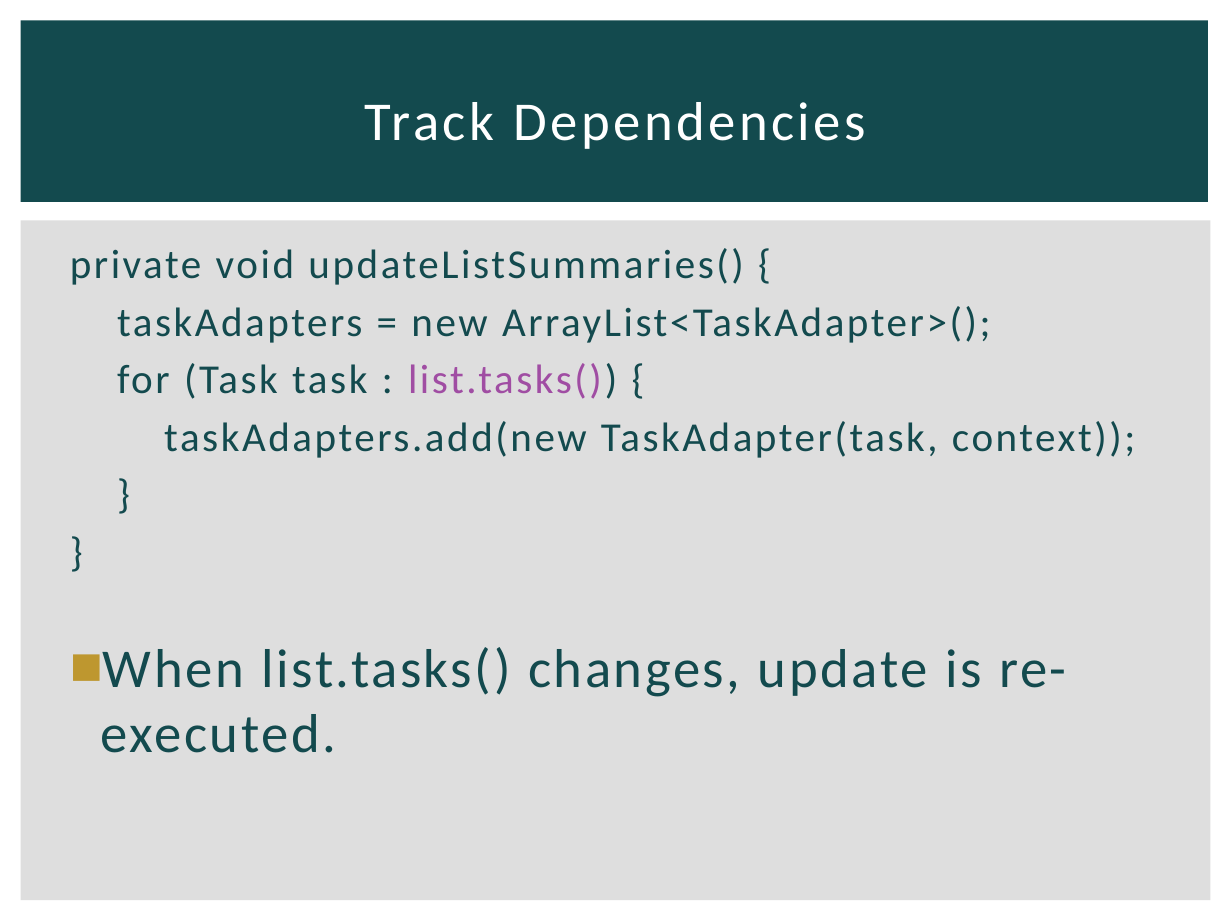
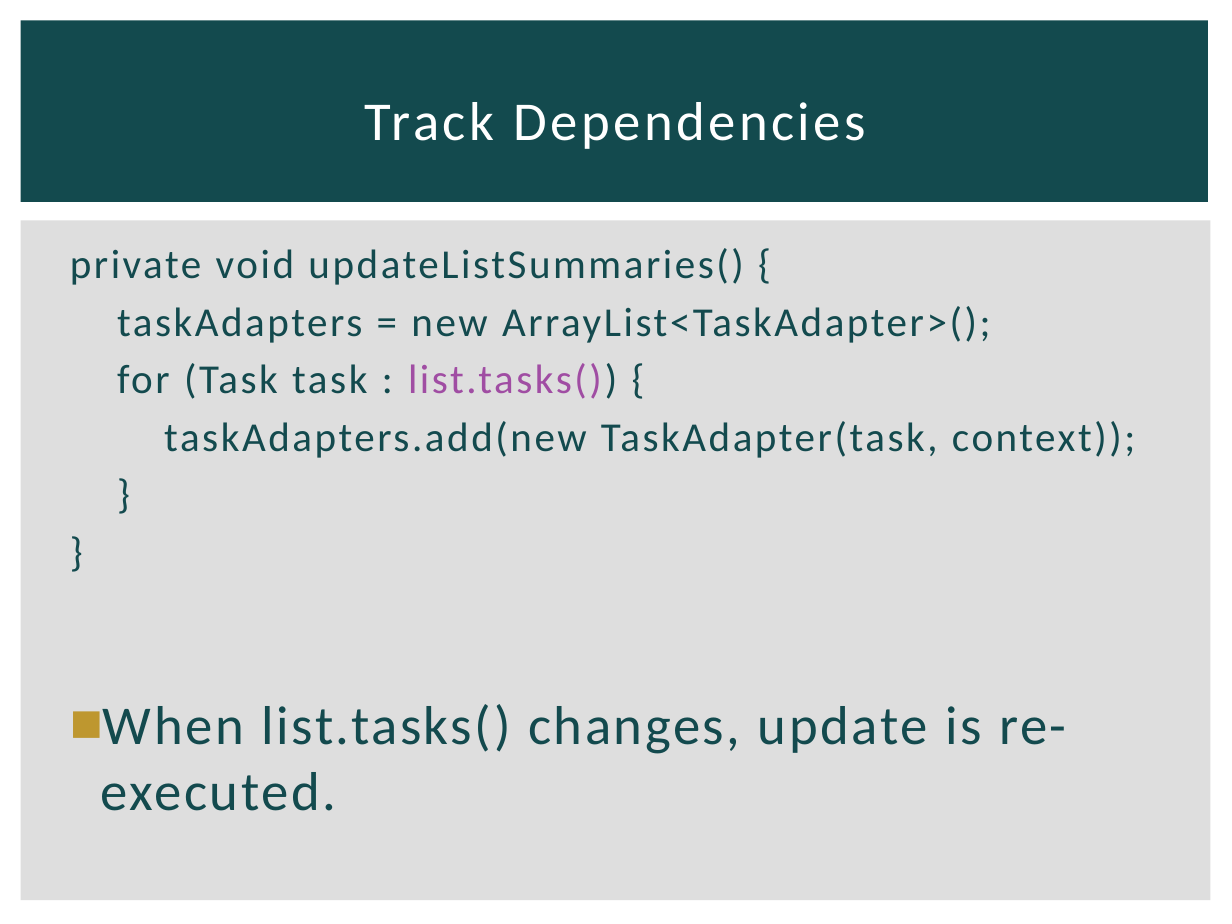
Before and after one commit to michaellperry/CorrespondenceAndroid, a slide deck: slide 16 of Collaborative Android Apps.pptx (slide 13 before the commit). Drawn at 1232x924 pixels with LibreOffice and Linux fonts; fonts in the diff are those of the drawing. Boxes give left, top, right and bottom in pixels: in the first picture for what was removed or moved away, otherwise in the second. Text is boxed around its words. In the diff, an @@ line names an element or a change of style, - is before the commit and + after.

```diff
--- a/Collaborative Android Apps.pptx
+++ b/Collaborative Android Apps.pptx
@@ text "When list.tasks() changes, update is ..." moved from (x1=101, y1=647, x2=1066, y2=753) to (x1=101, y1=704, x2=1066, y2=811) @@
```
Also in this commit, not shown: 3 other slides changed, 3 slides added, 1 slide removed.
